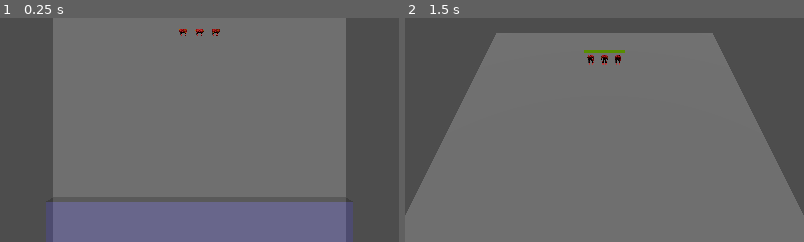
Above: before the commit, frames 1-2 (left to right).
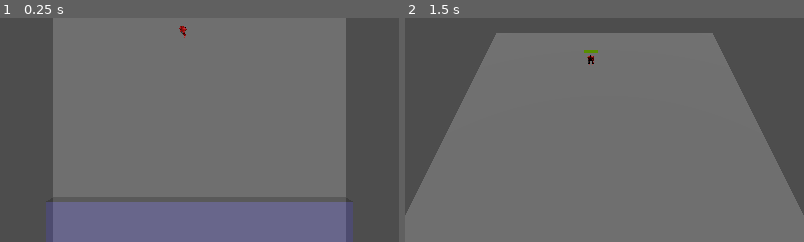
Above: after the commit, the same moments.

Repository: boulderpusher/heresy
Game: Godot game, scene res://control/main.tscn
Two runs of this game, one before a commit and one after it. Both use one fixed random seed, a clock stepped at 60 frames per second and the inputs below.
Inputs (mouse positions are % of the whole screen's width and height, from its top left):
- Up to frame 1 (0.25 s): no input
- Up to frame 2 (1.5 s): click "BATTLE" at 0.5 s; tap Enter at 1.25 s; move the mouse to (72, 45) at 1.27 s; click (72, 45) at 1.42 s
The pictures show only the part of the screen within x 25-75%, y 30-80%; the shares and areas given below are measured in that part.

The runs differ from the first frame. In frame 1, 0.2% of the frame differs, in the area x 44-56%, y 3-9%; in frame 2, 0.2%, in the area x 45-56%, y 14-21%.

Commit message:
i wish id never touched a computer tbh

Diff:
--- a/content/armies/army1.tscn
+++ b/content/armies/army1.tscn
@@ -26,9 +26,3 @@
 
 [node name="Marine" parent="." unique_id=1940411794 instance=ExtResource("1_kov8m")]
 transform = Transform3D(1, 0, 0, 0, 1, 0, 0, 0, 1, -5.458836, 0, -26.129936)
-
-[node name="Marine2" parent="." unique_id=1288079444 instance=ExtResource("1_kov8m")]
-transform = Transform3D(1, 0, 0, 0, 1, 0, 0, 0, 1, 5.376497, 0, -26.129936)
-
-[node name="Marine3" parent="." unique_id=870136909 instance=ExtResource("1_kov8m")]
-transform = Transform3D(1, 0, 0, 0, 1, 0, 0, 0, 1, 0, 0, -26.129936)
--- a/control/main.gd
+++ b/control/main.gd
@@ -72,7 +72,6 @@
 func _physics_process(delta: float) -> void:
 	if _game_phase == GamePhase.SPAWN and _unit_to_spawn:
 		_unit_to_mouse()
-		print(_unit_to_spawn.position)
 
 
 func _raycast_mouse():
@@ -125,6 +124,7 @@
 	unit.remove_from_group("player_army")
 	unit.remove_from_group("enemy_army")
 	var team = unit.get_team()
+	unit.queue_free()
 	_n_units[team] -= 1
 	if _n_units[team] == 0:
 		_victor = Team.PLAYER if team == Team.ENEMY else Team.ENEMY
--- a/units/components/attack_component.gd
+++ b/units/components/attack_component.gd
@@ -1,6 +1,7 @@
 class_name AttackComponent
 extends Node3D
 
+signal shot
 
 @export var damage: int
 @export var cooldown: float
@@ -10,6 +11,7 @@
 var is_ready: bool = true
 var cooldown_timer: Timer
 var target: Unit
+var _team: Main.Team
 
 func _ready() -> void:
 	cooldown_timer = $CooldownTimer
@@ -17,9 +19,18 @@
 	$AttackRange/CollisionShape3D.shape.radius = attack_range
 
 
+func set_team(team):
+	_team = team
+	if team == Main.Team.PLAYER:
+		$AttackRange.set_collision_mask_value(3, true)
+	else:
+		$AttackRange.set_collision_mask_value(2, true)
+
+
 func _process(delta: float) -> void:
 	if is_active and is_ready:
 		attack()
+		shot.emit()
 
 
 func activate():
@@ -39,7 +50,7 @@
 
 
 func attack():
-	if target:
+	if target and is_target_in_range():
 		target.take_hit(damage)
 	cooldown_timer.start()
 	is_ready = false
--- a/units/marine/marine.gd
+++ b/units/marine/marine.gd
@@ -8,6 +8,7 @@
 func _ready() -> void:
 	_body_component = $MarineBody
 	_attack_component = $AttackComponent
+	_attack_component.shot.connect(on_shot)
 	_health_component = $HealthComponent
 	_health_component.health_depleted.connect(die)
 
@@ -15,7 +16,9 @@
 func activate():
 	super.activate()
 	_health_component.activate()
-	_attack_component.activate()
+	_attack_component.set_team(_team)
+	_state = State.WALKING
+	_body_component.play_animation("walk")
 
 
 func set_team(team):
@@ -28,7 +31,7 @@
 func _process(delta: float) -> void:
 	if not _is_active:
 		return
-	_enemies = get_tree().get_nodes_in_group("enemy_army")
+	_enemies = get_tree().get_nodes_in_group(_enemy_group)
 	if _state == State.IDLE:
 		pass
 	elif _state == State.DEAD:
@@ -37,11 +40,12 @@
 		_target = find_nearest(_enemies)
 		if not _target:
 			_state == State.IDLE
+			_body_component.play_animation("idle")
 		else:
 			_attack_component.set_target(_target)
 			if _attack_component.is_target_in_range():
 				_attack_component.activate()
-				_state == State.ATTACKING
+				_state = State.ATTACKING
 	elif _state == State.ATTACKING:
 		if not _target:
 			_target = find_nearest(_enemies)
@@ -50,19 +54,24 @@
 			if not _attack_component.is_target_in_range():
 				_attack_component.deactivate()
 				_state = State.WALKING
+				_body_component.play_animation("walk")
 
 
 func _physics_process(delta: float) -> void:
 	if _is_active and _state == State.WALKING:
-		print("IM WALKIN HERE")
 		if _target:
 			_direction = (_target.position - position).normalized()
 		_speed = min(_speed + acceleration, max_speed)
 		velocity = _speed * _direction
+		#rotation = _direction
 		if _direction != Vector3.ZERO:
-			look_at(_direction, Vector3.UP, true)
+			_body_component.look_at(_direction, Vector3.UP, true)
 		move_and_slide()
 
 
 func take_hit(damage):
 	_health_component.take_damage(damage)
+
+
+func on_shot():
+	_body_component.play_animation("shoot")
--- a/units/marine/marine.tscn
+++ b/units/marine/marine.tscn
@@ -28,5 +28,11 @@
 cooldown = 0.5
 attack_range = 20.0
 
+[node name="AttackRange" parent="AttackComponent" index="0" unique_id=1684081602]
+collision_layer = 0
+collision_mask = 0
+
 [node name="HealthComponent" parent="." unique_id=1670318220 instance=ExtResource("4_68hgb")]
 max_health = 50
+
+[editable path="AttackComponent"]
--- a/units/marine/marine_body.tscn
+++ b/units/marine/marine_body.tscn
@@ -3,3 +3,78 @@
 [ext_resource type="PackedScene" uid="uid://ctfepolcm6yva" path="res://units/marine/marine.glb" id="1_1s1dw"]
 
 [node name="MarineBody" unique_id=1231747720 instance=ExtResource("1_1s1dw")]
+
+[node name="Skeleton3D" parent="Armature" parent_id_path=PackedInt32Array(521545838) index="0" unique_id=1748705638]
+bones/0/position = Vector3(-9.97537e-18, 1.9187437, 0.08985014)
+bones/0/rotation = Quaternion(-0.28332353, -0.41846403, 0.13642299, 0.852059)
+bones/2/rotation = Quaternion(-0.025753519, 0.42323047, -0.017828843, 0.9054804)
+bones/4/rotation = Quaternion(-0.19044204, 0.17700936, -0.6445656, 0.71898174)
+bones/5/rotation = Quaternion(0.21521133, -0.14399476, -0.7658988, 0.588514)
+bones/6/rotation = Quaternion(0.4475464, -0.045116182, -0.0945099, 0.8881073)
+bones/7/rotation = Quaternion(0.010661412, 0.28455508, 0.070048615, 0.95603764)
+bones/8/rotation = Quaternion(0.08324015, 0.30646944, 0.67584914, 0.6651132)
+bones/9/rotation = Quaternion(0.3115564, -0.087639704, 0.6880817, 0.6494578)
+bones/10/rotation = Quaternion(0.33945948, -0.061091766, 0.21779987, 0.9130161)
+bones/11/rotation = Quaternion(0.048178665, 0.008313423, 0.124281205, 0.99104184)
+bones/13/rotation = Quaternion(0.14319347, 0.86066675, 0.45895895, 0.16764627)
+bones/14/position = Vector3(4.0978186e-08, 1.9187438, 0.08985018)
+bones/14/rotation = Quaternion(-0.13513537, -0.78802633, -0.5709318, 0.18652028)
+bones/15/rotation = Quaternion(-0.6901144, -0.26217532, 0.38624206, 0.55301297)
+bones/16/rotation = Quaternion(0.036319602, -0.019539623, -0.12700526, 0.99104434)
+bones/17/rotation = Quaternion(-0.06317542, 0.013224589, 0.10534037, 0.9923394)
+bones/18/position = Vector3(-4.0978193e-08, 1.9187438, 0.08985012)
+bones/18/rotation = Quaternion(-0.49852586, 0.4269774, 0.3093488, 0.6880884)
+bones/19/rotation = Quaternion(-0.76510245, -0.11337141, 0.18530408, 0.606158)
+bones/20/rotation = Quaternion(-0.01631991, -0.013845535, -0.3040056, 0.95242983)
+bones/21/rotation = Quaternion(-0.01781322, 0.0036333483, 0.2628176, 0.96467435)
+
+[node name="head_2" parent="Armature/Skeleton3D" index="0" unique_id=1296229424]
+transform = Transform3D(0.9993278, -0.0005009137, -0.03665337, 0.02177827, 0.81242216, 0.58266276, 0.029486358, -0.58306944, 0.8118869, -0.005918158, 3.30304, -0.9268768)
+
+[node name="hand_L" parent="Armature/Skeleton3D" index="1" unique_id=1176679060]
+transform = Transform3D(-0.8139607, -0.5213114, -0.25632444, -0.5322715, 0.49251324, 0.68856215, -0.23271212, 0.69689673, -0.6783656, 0.10283816, 3.1122422, 0.61813056)
+
+[node name="lower_arm_L" parent="Armature/Skeleton3D" index="2" unique_id=2064340894]
+transform = Transform3D(-0.74734354, -0.6350293, 0.1954871, -0.12815945, 0.42646006, 0.895381, -0.6519607, 0.64410377, -0.40009725, 0.41155156, 2.9049227, 0.30500567)
+
+[node name="upper_arm_L" parent="Armature/Skeleton3D" index="3" unique_id=998960965]
+transform = Transform3D(-0.844111, -0.36739153, -0.39051217, -0.21847741, -0.4294439, 0.87626785, -0.48963663, 0.8249856, 0.2822316, 0.8089213, 3.3694081, -0.5872964)
+
+[node name="shoulder_L" parent="Armature/Skeleton3D" index="4" unique_id=685990044]
+transform = Transform3D(0.067701295, 0.9237197, -0.37703896, -0.75100553, 0.29596746, 0.590249, 0.65681607, 0.24319781, 0.71375597, 0.0069049187, 3.1124358, -0.7984523)
+
+[node name="hand_R_002" parent="Armature/Skeleton3D" index="5" unique_id=1593078442]
+transform = Transform3D(-0.95144415, -0.02992189, -0.30637026, 0.20615155, 0.67718434, -0.70635116, 0.22860625, -0.73520976, -0.6381291, -0.51784265, 2.738061, 0.5031738)
+
+[node name="hand_R" parent="Armature/Skeleton3D" index="6" unique_id=388100210]
+transform = Transform3D(-0.664886, 0.7191693, 0.20179638, 0.42562705, 0.14276955, 0.8935648, 0.6138141, 0.680009, -0.40102345, -0.68911016, 2.704061, 0.34123224)
+
+[node name="lower_arm_R" parent="Armature/Skeleton3D" index="7" unique_id=1122219905]
+transform = Transform3D(-0.81509393, 0.5104432, 0.2739879, 0.40278992, 0.15940076, 0.90130544, 0.41639125, 0.8450084, -0.335528, -0.93725723, 2.62657, -0.06956053)
+
+[node name="upper_arm_R" parent="Armature/Skeleton3D" index="8" unique_id=819010262]
+transform = Transform3D(-0.945909, -0.123113826, 0.30016464, 0.3242917, -0.33164316, 0.8859161, -0.009521097, 0.93533707, 0.35362917, -0.8040977, 2.9852743, -1.0812185)
+
+[node name="shoulder_R" parent="Armature/Skeleton3D" index="9" unique_id=876761496]
+transform = Transform3D(0.17559892, -0.93406945, -0.31093276, 0.6057435, -0.14645761, 0.7820644, -0.77604103, -0.3256753, 0.5400888, 0.0069049187, 3.1124358, -0.7984523)
+
+[node name="torso_2" parent="Armature/Skeleton3D" index="10" unique_id=189160530]
+transform = Transform3D(0.6125533, 0.004640519, -0.7904156, 0.46960223, 0.80223304, 0.36864042, 0.63580835, -0.59699285, 0.48923132, -9.97537e-18, 1.9187437, 0.08985014)
+
+[node name="foot_L" parent="Armature/Skeleton3D" index="11" unique_id=947441329]
+transform = Transform3D(-0.13265538, 0.027106509, 0.9907915, 0.059722222, -0.99759096, 0.03528861, 0.9893613, 0.06385352, 0.13071685, 0.39479092, 0.4594059, 0.8422277)
+
+[node name="lower_leg_L" parent="Armature/Skeleton3D" index="12" unique_id=434190171]
+transform = Transform3D(-0.12255971, 0.12576522, 0.9844605, 0.26906246, -0.9505792, 0.15493359, 0.9552928, 0.28386998, 0.082663916, 0.24827453, 1.5668306, 0.5115192)
+
+[node name="upper_leg_L" parent="Armature/Skeleton3D" index="13" unique_id=1323708007]
+transform = Transform3D(-0.1342408, 0.0864189, 0.98717344, 0.014801592, -0.995904, 0.08919596, 0.99083817, 0.02658549, 0.13241173, 0.20474301, 2.068494, 0.49812737)
+
+[node name="foot_R" parent="Armature/Skeleton3D" index="14" unique_id=1118185961]
+transform = Transform3D(0.026544072, -0.016966831, -0.99950355, 0.07157157, -0.9972576, 0.018829467, -0.99708223, -0.07203595, -0.025256744, -0.4979318, 0.6093263, -0.76871544)
+
+[node name="lower_leg_R" parent="Armature/Skeleton3D" index="15" unique_id=499562424]
+transform = Transform3D(0.03383401, -0.0374157, -0.99872684, 0.56744325, -0.82189214, 0.050014243, -0.82271713, -0.56841314, -0.0065764263, -0.4543426, 1.5668306, -0.10651414)
+
+[node name="upper_leg_R" parent="Armature/Skeleton3D" index="16" unique_id=982113833]
+transform = Transform3D(0.02231348, -0.08951256, -0.99573565, -0.014801882, -0.995904, 0.08919601, -0.99964154, 0.012748465, -0.023546847, -0.4092527, 2.068494, -0.11293589)
--- a/units/unit.gd
+++ b/units/unit.gd
@@ -17,6 +17,7 @@
 var _team: Main.Team
 var _target: Unit = null
 var _enemies: Array[Node]
+var _enemy_group
 
 
 func find_nearest(bodies):
@@ -32,7 +33,7 @@
 
 func activate():
 	_is_active = true
-
+	_enemy_group = "enemy_army" if _team == Main.Team.PLAYER else "player_army"
 
 func deactivate():
 	_is_active = false
@@ -44,4 +45,4 @@
 
 func die():
 	_state = State.DEAD
-	died.emit()
+	died.emit(self)
